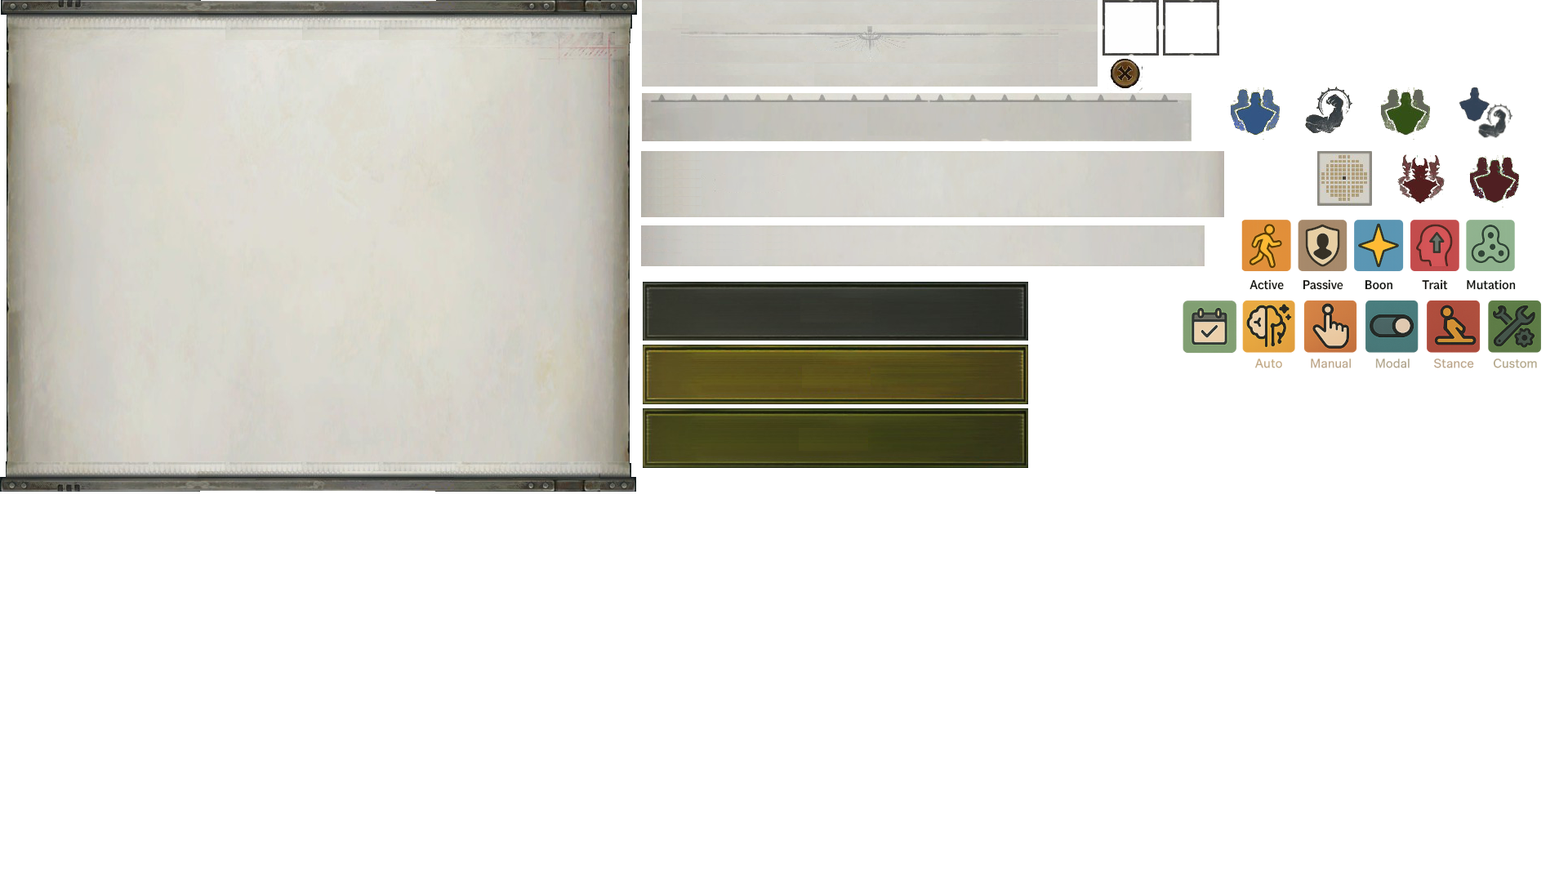
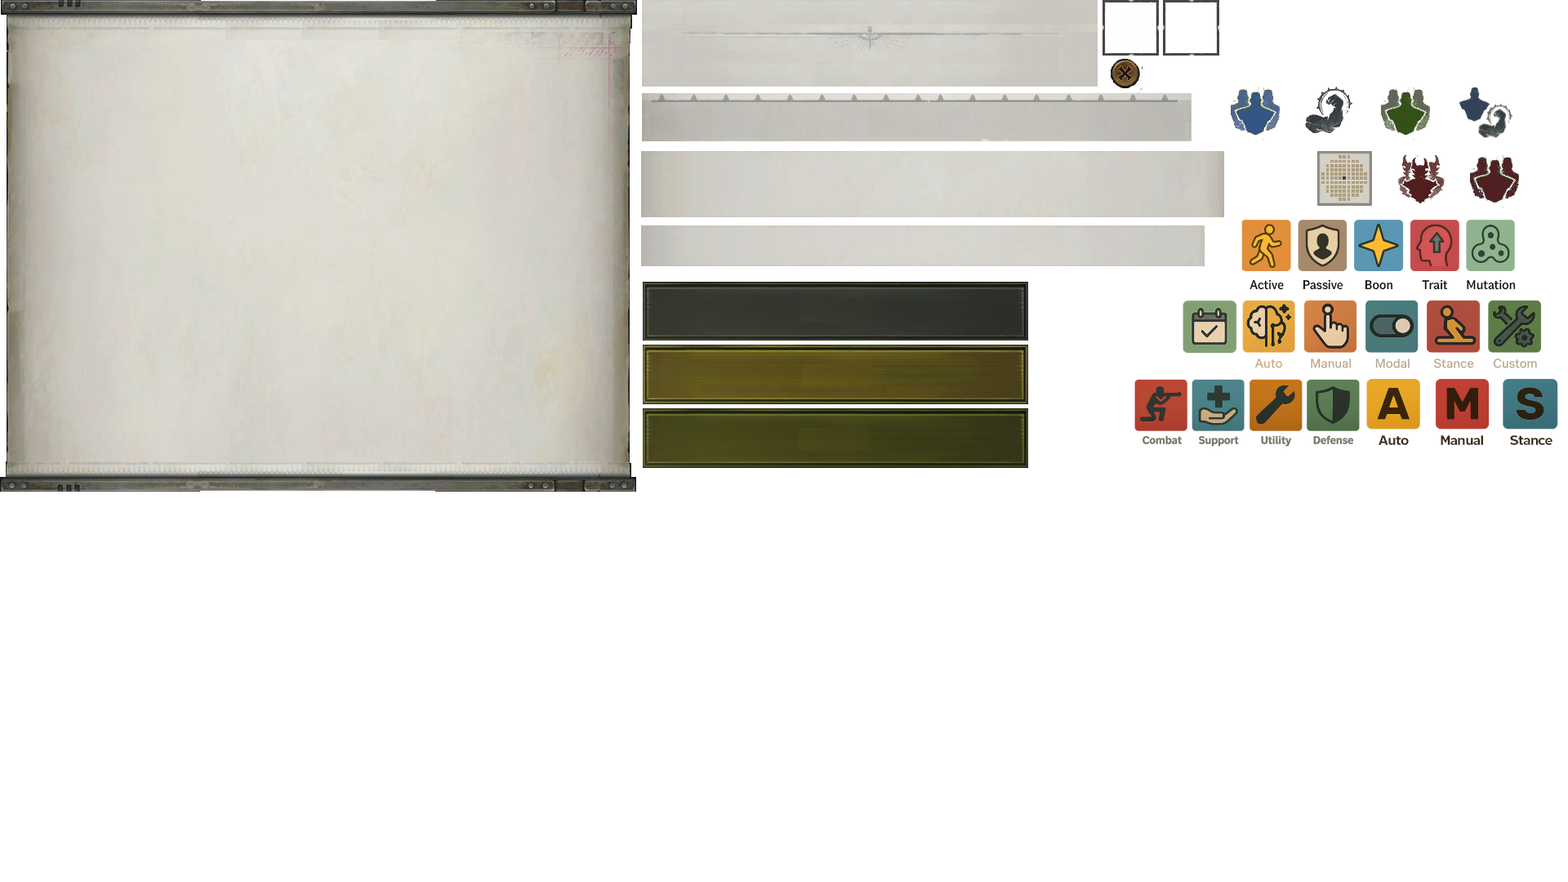
Comparing the layer stacks of the two (1568, 882) images. Changes:
added layer "Four 50x50 transpare.png copy" above "Three 50x50 transpar3.png copy" over (x1=1134, y1=378, x2=1360, y2=447)
added layer "Three 50x50 transpar3.png copy" above "Six 50x50 transparen2.png copy" over (x1=1366, y1=378, x2=1559, y2=446)